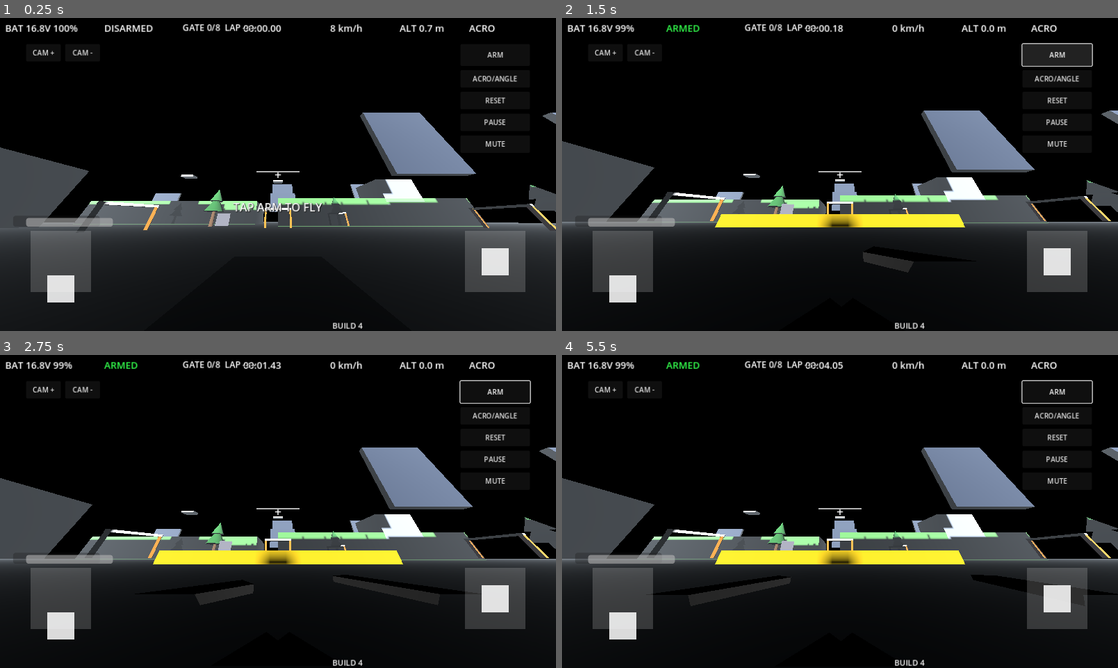
Above: before the commit, frames 1-4 (two rows, left to right).
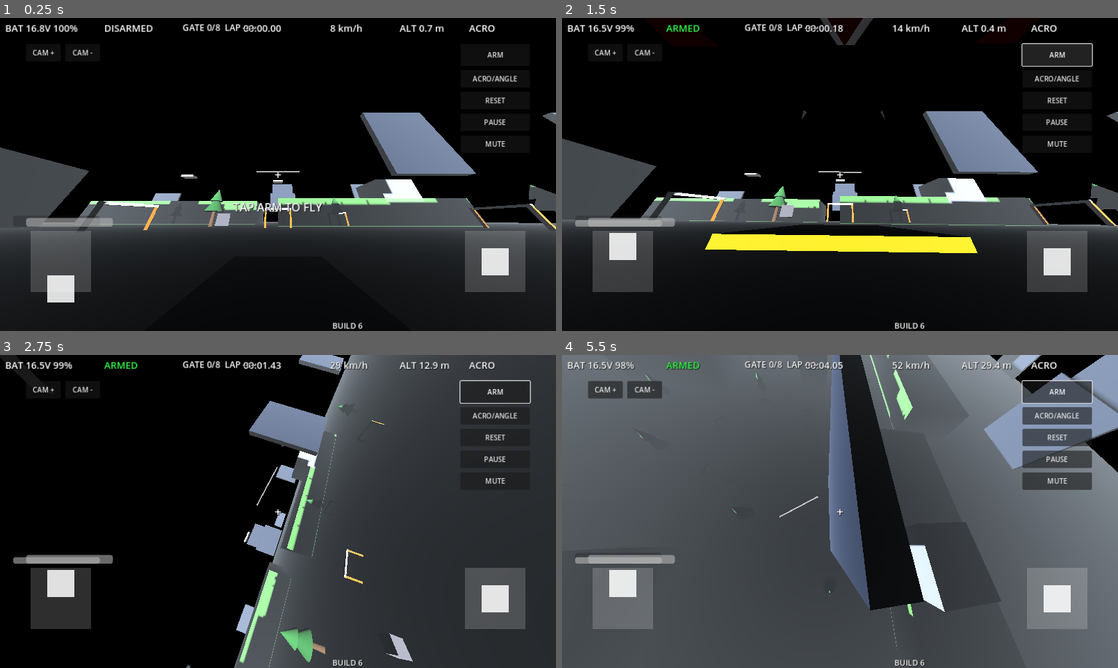
Above: after the commit, the same moments.

Repository: ramarfx/fpv-drone-simulator
Game: Godot game, scene res://scenes/Main.tscn
Same seed, same stepped clock (60 frames per second), same inputs: the game is played once before the commit and once after it.
Inputs (mouse positions are in pixels of both pictures, inside the frame that each line leads up to):
- Up to frame 1 (0.25 s): no input
- Up to frame 2 (1.5 s): tap Enter at 0.5 s; drag from (623, 262) to (895, 105) at 0.52 s; click "ARM" at 1.25 s
- Up to frame 3 (2.75 s): drag from (494, 599) to (250, 574) at 2.02 s
- Up to frame 4 (5.5 s): move the mouse to (895, 442) at 2.77 s; hold D (roll_right) 2.78-3.5 s; tap Space (arm_toggle) at 2.85, 4.35 s; click (895, 442) at 2.92 s; drag from (812, 574) to (673, 464) at 3.52 s; move the mouse to (1006, 558) at 4.27 s; hold A (roll_left) 4.28-5 s; click (1006, 558) at 4.42 s; drag from (673, 464) to (756, 433) at 5.02 s

The runs differ from the first frame. In frame 1, less than 0.1% of the frame differs, in the area x 64-66%, y 97-100%; in frame 2, 8.7%; in frame 3, 51%; in frame 4, 88%, in the area x 0-100%, y 0-100%.

Commit message:
Fix virtual sticks: local coords + IGNORE base/knob (BUILD 6)
Two real root causes (both verified against Godot 4.3 viewport.cpp
+ on-device adb tests):

1. _gui_input positions are already LOCAL (engine transforms the
   event into the control's local space before dispatch), but
   joystick.gd compared them against get_global_rect() (global
   space) -> has_point() was always false -> sticks never claimed
   a touch. Fix: hit-test Rect2(ZERO, size), drag in local space.

2. The stick's own _base/_knob ColorRects (default STOP) swallowed
   touches: _gui_find_control_at_pos returns the DEEPEST control
   under the point and STOP breaks propagation, so the parent
   joystick never saw the event. Fix: base/knob mouse_filter IGNORE.

Also: ArmState label shadow (DISARMED was invisible on white sky),
BUILD 6 tag. Verified on-device: adb throttle swipe climbed to
ALT 164.1 m; user flying afterwards (ALT 20 m, 79 km/h).

Diff:
--- a/scenes/HUD.tscn
+++ b/scenes/HUD.tscn
@@ -76,6 +76,7 @@
 offset_bottom = 32.0
 text = "DISARMED"
 theme_override_font_sizes/font_size = 22
+theme_override_colors/font_shadow_color = Color(0, 0, 0, 1)
 
 [node name="Gates" type="Label" parent="TopBar"]
 layout_mode = 0
@@ -194,7 +195,7 @@
 offset_top = 695.0
 offset_right = 1120.0
 offset_bottom = 715.0
-text = "BUILD 4"
+text = "BUILD 6"
 theme_override_font_sizes/font_size = 18
 theme_override_colors/font_shadow_color = Color(0, 0, 0, 1)
 horizontal_alignment = 1
--- a/scripts/hud.gd
+++ b/scripts/hud.gd
@@ -20,7 +20,7 @@
 
 ## Tag build yang tampil di layar — naikkan tiap build agar jelas APK mana
 ## yang sedang jalan di HP (mencegah "kok tidak ada perubahan" karena APK lama).
-const BUILD_TAG: String = "BUILD 4"
+const BUILD_TAG: String = "BUILD 6"
 
 # Referensi UI (diisi di _ready via get_node).
 var _btn_pause: Button
--- a/scripts/joystick.gd
+++ b/scripts/joystick.gd
@@ -3,6 +3,15 @@
 ## Kiri (Mode 2): vertikal = throttle (0..1, TIDAK spring — stays where left),
 ##   horizontal = yaw. Kanan: pitch + roll, spring ke tengah.
 ## Mendukung sentuhan + mouse (fallback desktop).
+##
+## ATURAN KOORDINAT (penting!): posisi event di _gui_input SUDAH dalam
+## koordinat LOKAL control ini — engine mentransformasi event ke ruang lokal
+## sebelum memanggil _gui_input (lihat Viewport::_gui_input_event:
+## pos = over->get_global_transform_with_canvas().affine_inverse().xform(pos)).
+## Jadi JANGAN bandingkan event.position dengan get_global_rect() (ruang
+## global/canvas) — has_point() akan selalu FALSE dan stick tidak pernah
+## mengklaim sentuhan. Pakai Rect2(Vector2.ZERO, size) untuk hit-test dan
+## langsung kurangi _center untuk drag.
 
 class_name VirtualJoystick
 
@@ -22,15 +31,22 @@
 	_center = size / 2.0
 	_knob_pos = _center
 	# Buat visual base + knob via kode (tidak butuh scene terpisah).
+	# PENTING: visual base/knob HARUS IGNORE. _gui_find_control_at_pos
+	# mengembalikan Control TERDALAM di bawah sentuhan, dan STOP menghentikan
+	# rantai propagasi — jadi kalau base/knob (ColorRect, default STOP)
+	# dibiarkan, merekalah yang menerima sentuhan dan joystick (parent)
+	# tidak pernah melihatnya. IGNORE membuat pencarian tembus ke joystick.
 	_base = ColorRect.new()
 	_base.color = Color(1, 1, 1, 0.18)
 	_base.size = Vector2(radius * 2.0, radius * 2.0)
 	_base.position = _center - _base.size / 2.0
+	_base.mouse_filter = Control.MOUSE_FILTER_IGNORE
 	add_child(_base)
 	_knob = ColorRect.new()
 	_knob.color = Color(1, 1, 1, 0.85)
 	_knob.size = Vector2(radius * 0.9, radius * 0.9)
 	_knob.position = _center - _knob.size / 2.0
+	_knob.mouse_filter = Control.MOUSE_FILTER_IGNORE
 	add_child(_knob)
 	# Throttle kiri mulai di bawah (0).
 	if is_left_stick:
@@ -52,7 +68,9 @@
 		# baru tetap bisa merebut stick — stick tidak mati selamanya.
 		if touch.pressed:
 			# Hanya terima sentuhan yang mulai di dalam joystick ini.
-			if get_global_rect().has_point(touch.position):
+			# touch.position di _gui_input adalah LOKAL — uji terhadap
+			# rect lokal (0,0)-(size), BUKAN get_global_rect().
+			if Rect2(Vector2.ZERO, size).has_point(touch.position):
 				_touch_id = touch.index
 				_handle_drag(touch.position)
 				accept_event()
@@ -69,7 +87,8 @@
 		var mb: InputEventMouseButton = event as InputEventMouseButton
 		if mb.button_index == MOUSE_BUTTON_LEFT:
 			if mb.pressed and _touch_id == -1:
-				if get_global_rect().has_point(mb.position):
+				# mb.position di _gui_input juga LOKAL — uji rect lokal.
+				if Rect2(Vector2.ZERO, size).has_point(mb.position):
 					_touch_id = 1000
 					_handle_drag(mb.position)
 					accept_event()
@@ -83,8 +102,9 @@
 			_handle_drag(mm.position)
 			accept_event()
 
-func _handle_drag(global_pos: Vector2) -> void:
-	var local: Vector2 = global_pos - global_position - _center
+## local_pos = posisi event dari _gui_input (sudah LOKAL, bukan global).
+func _handle_drag(local_pos: Vector2) -> void:
+	var local: Vector2 = local_pos - _center
 	# Jepit ke lingkaran radius.
 	if local.length() > radius:
 		local = local.normalized() * radius
